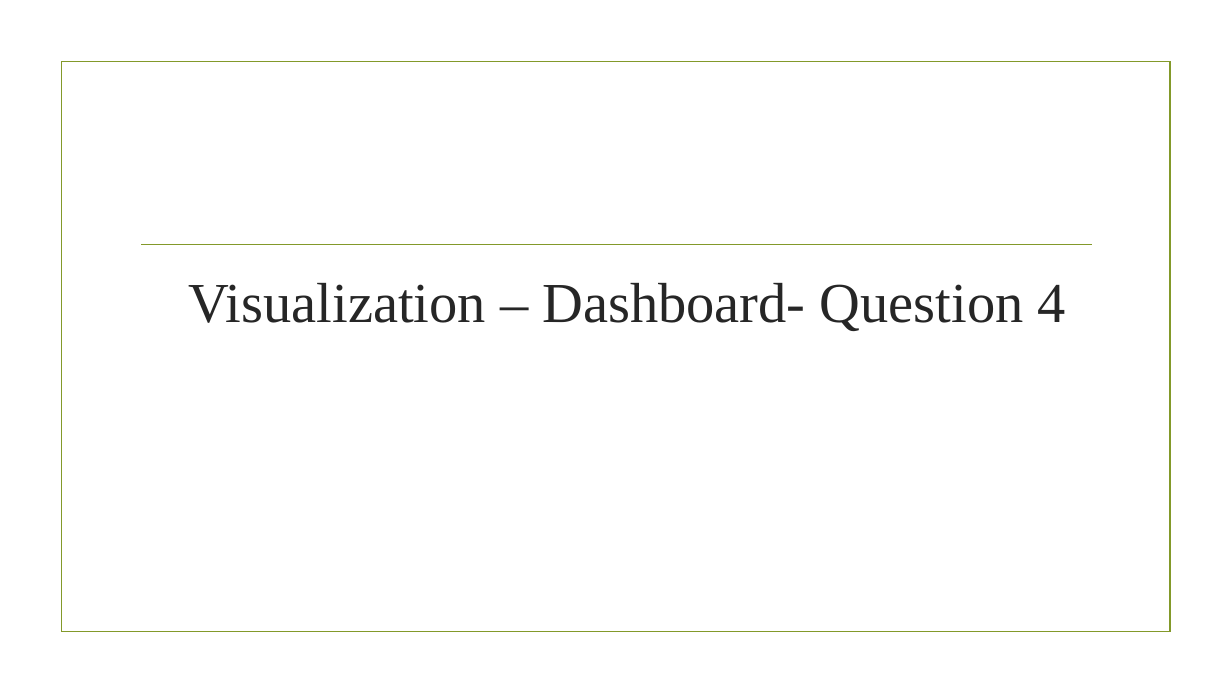
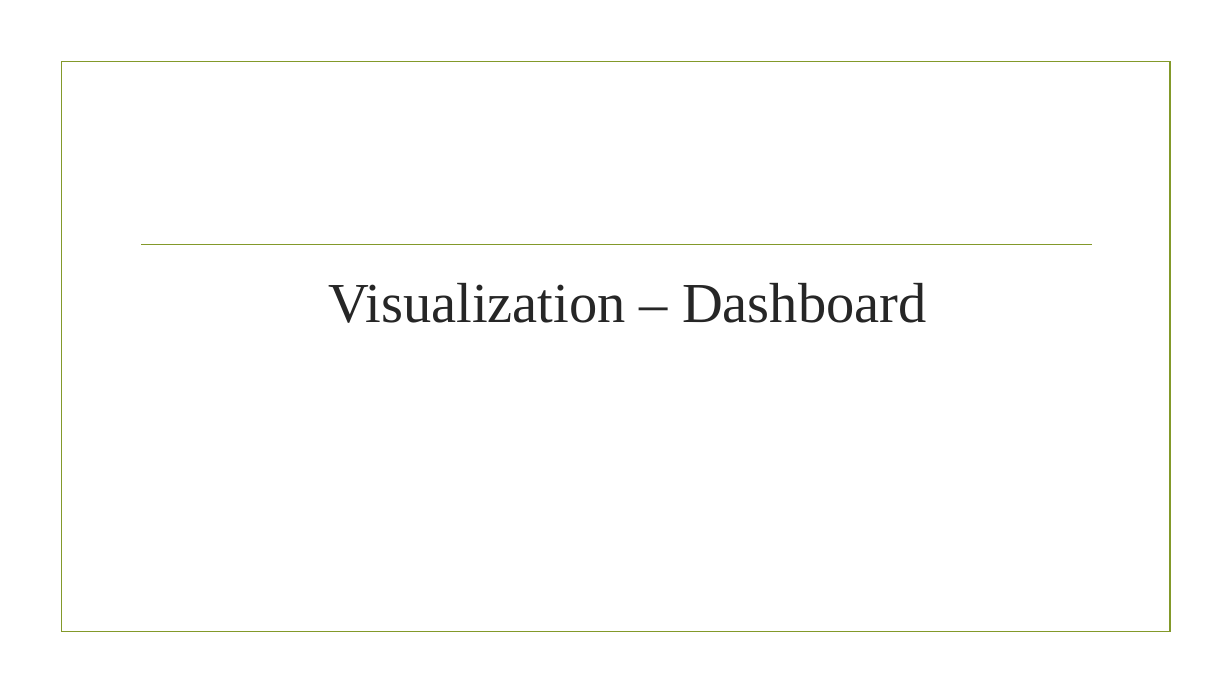
Before and after one commit to KrishnaCD93/DAAN-Capstone-Project, a slide deck: slide 35 of Capstone Presentation.pptx (slide 33 before the commit). Drawn at 1232x693 pixels with LibreOffice and Linux fonts; fonts in the diff are those of the drawing; background and template pictures are left out. Boxes give left, top, right and bottom in pixels: in the first picture for what was removed or moved away, otherwise in the second. Text is boxed around its words. In the diff, an @@ line names an element or a change of style, - is before the commit and + after.

```diff
--- a/Capstone Presentation.pptx
+++ b/Capstone Presentation.pptx
@@ title at <box>328,283,927,323</box>: text changed @@
-Visualization – Dashboard- Question 4
+Visualization – Dashboard
```
Also in this commit, not shown: 21 other slides changed, 2 slides added, 11 other files.
